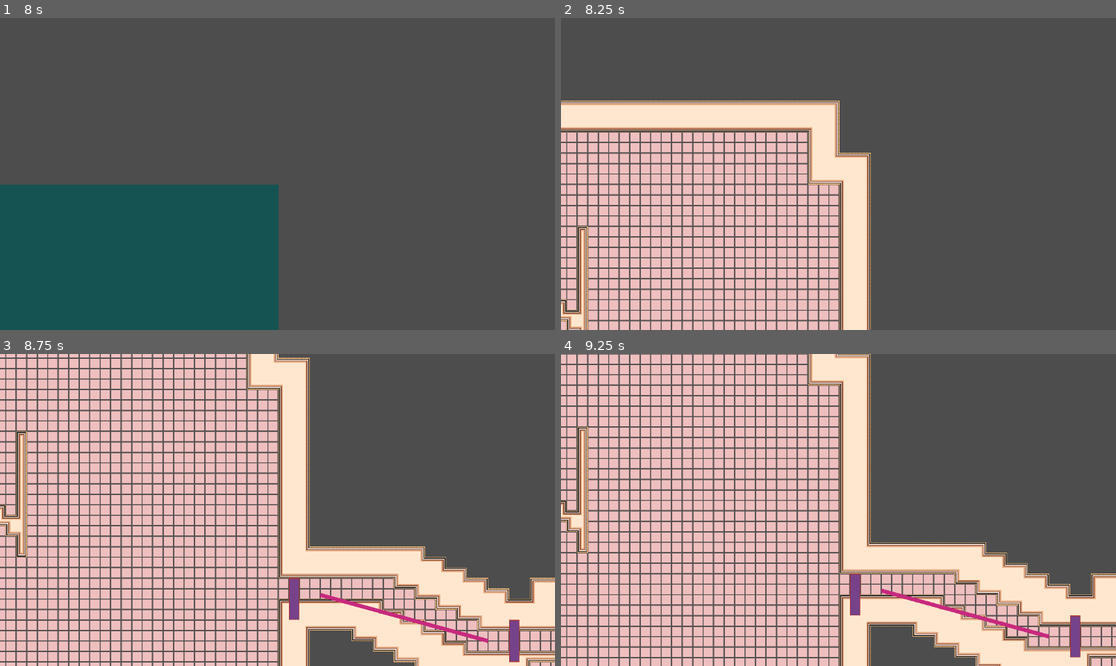
Above: before the commit, frames 1-4 (two rows, left to right).
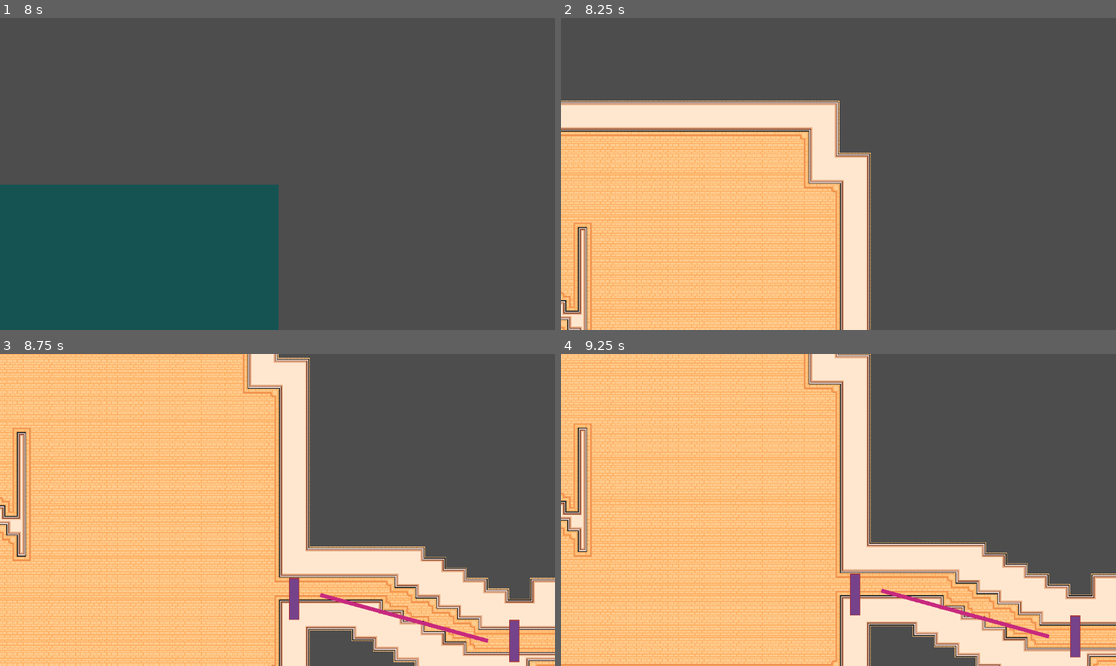
Above: after the commit, the same moments.

Repository: IronVoidForge/DungeonGenerator
Game: Godot game, scene res://DungeonGenerator/MainGeneratorScene/Generator.tscn
The game is run twice, just before and just after one commit, with the same random seed, the same clock (stepped at 60 frames per second) and the same inputs. This scene is started directly instead of the project's main scene.
Inputs (mouse positions are in pixels of both pictures, inside the frame that each line leads up to):
- Up to frame 1 (8 s): tap Enter at 0.5, 2, 5 s; drag from (194, 155) to (333, 105) at 0.52 s; tap Space at 1.25, 4.25, 6.5 s; drag from (166, 189) to (249, 236) at 1.27 s; move the mouse to (333, 105) at 2.02 s; hold D 2.03-2.75 s; tap R (rotate) at 2.1 s; drag from (493, 71) to (111, 127) at 2.77 s; drag from (493, 267) to (305, 174) at 3.52 s; drag from (111, 127) to (194, 96) at 4.27 s; move the mouse to (305, 174) at 5.02 s; press the mouse at (305, 174) at 5.03 s; hold S 5.03-5.75 s; release the mouse at (305, 174) at 5.75 s; drag from (194, 96) to (166, 189) at 5.77 s; move the mouse to (399, 158) at 6.52 s; hold W 6.53-7.25 s; hold E 6.53-7.25 s; drag from (166, 189) to (249, 236) at 7.27 s
- Up to frame 2 (8.25 s): move the mouse to (894, 105) at 8.02 s; hold S from 8.03 s (still down); tap G (generate) at 8.1 s
- Up to frame 3 (8.75 s): keep holding S
- Up to frame 4 (9.25 s): release S at 8.75 s; drag from (810, 572) to (672, 463) at 8.77 s

Frame 1 is identical in both runs. In frame 2, 30% of the frame differs, in the area x 0-51%, y 36-100%; in frame 3, 52%; in frame 4, 52%, in the area x 0-100%, y 0-100%.

Commit message:
fixed the tilemap drawing and autotile updates. generation currently takes about 7 seconds

Diff:
--- a/DungeonGenerator/MainGeneratorScene/Generator.gd
+++ b/DungeonGenerator/MainGeneratorScene/Generator.gd
@@ -1,7 +1,7 @@
 extends Node2D
 
 @export var layout: PackedScene
-@onready var hallway_tilemap = $TileMap
+@onready var floor_tilemap = $Floors
 @onready var wall_tilemap = $Walls
 @onready var door = preload("res://dungeon_building_blocks/door.tscn")
 @onready var doors = $Doors
@@ -69,16 +69,16 @@
 func rotate_rooms() -> void:
 	layout_instance.start_rotation()
 func initialize_astar_grid():
-	var rect = hallway_tilemap.get_used_rect()
+	var rect = floor_tilemap.get_used_rect()
 	rect.position -= Vector2i(5, 5)
 	rect.size += Vector2i(10, 10)
 	astar_grid.region = Rect2i(rect.position, rect.size)
-	astar_grid.cell_size = Vector2(hallway_tilemap.cell_quadrant_size, hallway_tilemap.cell_quadrant_size)
+	astar_grid.cell_size = Vector2(floor_tilemap.cell_quadrant_size, floor_tilemap.cell_quadrant_size)
 	astar_grid.update()
 	print("AStarGrid initialized with region:", astar_grid.region)
 
 func update_astar_grid_for_tilemap():
-	for cell in hallway_tilemap.get_used_cells(0):
+	for cell in floor_tilemap.get_used_cells(0):
 		# Ensure cell is Vector2i for consistent operations
 		cell = Vector2i(cell.x/16, cell.y/16)
 		var neighbors = [
@@ -92,20 +92,21 @@
 			cell + Vector2i(-1, 1)
 		]
 		for neighbor in neighbors:
-			if hallway_tilemap.get_cell_source_id(0, neighbor) == -1:
+			if floor_tilemap.get_cell_source_id(0, neighbor) == -1:
 				astar_grid.set_point_solid(neighbor, true)
 	astar_grid.update()
 
 func create_hallways() -> void:
 	initialize_astar_grid()
+	var cells_to_update = []
 	for con in get_tree().get_nodes_in_group("connections"):
 		update_astar_grid_for_tilemap()
 		var start_point = con.get_point_position(0)
 		var end_point = con.get_point_position(1)
 		room_extension(con)
 	# Get the cell positions for the start and end points
-		var start_cell = hallway_tilemap.local_to_map(hallway_tilemap.to_local(start_point))
-		var end_cell = hallway_tilemap.local_to_map(hallway_tilemap.to_local(end_point))
+		var start_cell = floor_tilemap.local_to_map(floor_tilemap.to_local(start_point))
+		var end_cell = floor_tilemap.local_to_map(floor_tilemap.to_local(end_point))
 	# Find the path using AStarGrid2D
 		var path = astar_grid.get_point_path(start_cell, end_cell)
 
@@ -119,8 +120,10 @@
 			for offset in surrounding_offsets:
 				var stamp_point = point + offset * 16  # multiplying by 16 if necessary
 				# Here, check if the cell at 'stamp_point' is open before placing a tile
-				if hallway_tilemap.get_cell_source_id(0, stamp_point) == -1:
-					set_tile_at_world_position(hallway_tilemap.map_to_local(stamp_point/16))
+				if floor_tilemap.get_cell_source_id(0, stamp_point) == -1:
+#					set_tile_at_world_position(floor_tilemap.map_to_local(stamp_point/16))
+					cells_to_update.append(floor_tilemap.local_to_map(stamp_point))
+	set_tile_at_world_positions(cells_to_update)
 
 func extend_room_from_point(point, direction):
 	var extension_length = 8 * 16  # 4 tiles, assuming each tile is 16x16
@@ -156,11 +159,16 @@
 	extend_room_from_point(con.get_point_position(0), con.current_point1.direction)
 	# Extend from second connection point
 	extend_room_from_point(con.get_point_position(1), con.current_point2.direction)
+func set_tile_at_world_positions(cells: Array):
+	floor_tilemap.set_cells_terrain_connect(0, cells, 0, 0, true)
 
 func set_tile_at_world_position(pos: Vector2):
 	# Convert the snapped world position to the TileMap's cell position
-	var cell_position = hallway_tilemap.local_to_map(pos)
-	hallway_tilemap.set_cell(0, cell_position, 0, Vector2(0,0))
+	var cell_position = floor_tilemap.local_to_map(pos)
+	var cells_to_update =[]
+	cells_to_update.append(cell_position)
+#	floor_tilemap.set_cell(0, cell_position, 0, Vector2(0,0))
+	floor_tilemap.set_cells_terrain_connect(0, cells_to_update, 0,0, true)
 
 
 func generate() -> void:
@@ -242,6 +250,7 @@
 func draw_from_prefab(prefab: Node2D):
 	# Assuming prefab has a TileMap node as its direct child
 	var prefab_tilemap = prefab
+	var cells_to_update = []
 	if prefab_tilemap and prefab_tilemap is TileMap:
 		var layer = 0 # Assuming we're working with the first layer, change as needed
 		for cell in prefab_tilemap.get_used_cells(layer):
@@ -252,8 +261,9 @@
 				# Adjust for the prefab's global position
 				var global_pos = prefab.global_position + local_pos
 				# Use the provided function to set the tile at the given world position
-				set_tile_at_world_position(global_pos)
-
+				cells_to_update.append(floor_tilemap.local_to_map(global_pos))
+#				set_tile_at_world_position(global_pos)
+	set_tile_at_world_positions(cells_to_update)
 func place_doors():
 	for con in get_tree().get_nodes_in_group("connections"):
 		var door1 = door.instantiate()
@@ -277,13 +287,13 @@
 		mydoor.rotation = 3*PI/2
 
 func create_walls() -> void:
-	for cell in hallway_tilemap.get_used_cells(0):
+	for cell in floor_tilemap.get_used_cells(0):
 			var cells_to_update = []
 			# Check each surrounding cell
 			for offset in surrounding_offsets:
 				var adjacent_cell = cell + offset
 				# If the surrounding cell is unoccupied in the hallway_tilemap
-				if hallway_tilemap.get_cell_source_id(0, adjacent_cell) == -1:
+				if floor_tilemap.get_cell_source_id(0, adjacent_cell) == -1:
 					# Place a wall tile in the wall_tilemap at that cell
 					# Assuming you want to set the tile at the 0th layer and the 0th source id for walls
 					cells_to_update.append(adjacent_cell)
@@ -299,7 +309,7 @@
 		for cell in original_wall_cells.keys():
 			for offset in surrounding_offsets:
 				var adjacent_cell = cell + offset
-				if hallway_tilemap.get_cell_source_id(0, adjacent_cell) == -1 and wall_tilemap.get_cell_source_id(0, adjacent_cell) == -1 and not new_wall_cells.has(adjacent_cell):
+				if floor_tilemap.get_cell_source_id(0, adjacent_cell) == -1 and wall_tilemap.get_cell_source_id(0, adjacent_cell) == -1 and not new_wall_cells.has(adjacent_cell):
 					new_wall_cells[adjacent_cell] = true
 		# Merge the new cells with the original cells
 		original_wall_cells.merge(new_wall_cells)
--- a/DungeonGenerator/MainGeneratorScene/Generator.tscn
+++ b/DungeonGenerator/MainGeneratorScene/Generator.tscn
@@ -14,7 +14,7 @@
 zoom = Vector2(0.5, 0.5)
 script = ExtResource("2_eeqrw")
 
-[node name="TileMap" type="TileMap" parent="."]
+[node name="Floors" type="TileMap" parent="."]
 tile_set = ExtResource("10_431lo")
 format = 2
 
--- a/DungeonGenerator/RoomPrefabs/BasicTile.tres
+++ b/DungeonGenerator/RoomPrefabs/BasicTile.tres
@@ -1,13 +1,588 @@
 [gd_resource type="TileSet" load_steps=3 format=3 uid="uid://bhgxw71uumtfg"]
 
-[ext_resource type="Texture2D" uid="uid://d0smlkv7nupuf" path="res://DungeonGenerator/RoomPrefabs/LVL1/Assets/tile1.png" id="1_dglyy"]
+[ext_resource type="Texture2D" uid="uid://cmke1smix07t2" path="res://assets/dungeon/floors/floors1/tileset_Floors1.png" id="1_81dcn"]
 
-[sub_resource type="TileSetAtlasSource" id="TileSetAtlasSource_lsq3e"]
-texture = ExtResource("1_dglyy")
+[sub_resource type="TileSetAtlasSource" id="TileSetAtlasSource_dh4gl"]
+texture = ExtResource("1_81dcn")
 0:0/0 = 0
+1:0/0 = 0
+2:0/0 = 0
+3:0/0 = 0
+4:0/0 = 0
+5:0/0 = 0
+6:0/0 = 0
+7:0/0 = 0
+8:0/0 = 0
+9:0/0 = 0
+11:0/0 = 0
+12:0/0 = 0
+13:0/0 = 0
+14:0/0 = 0
+15:0/0 = 0
+16:0/0 = 0
+17:0/0 = 0
+18:0/0 = 0
+19:0/0 = 0
+20:0/0 = 0
+0:1/0 = 0
+1:1/0 = 0
+2:1/0 = 0
+3:1/0 = 0
+4:1/0 = 0
+5:1/0 = 0
+6:1/0 = 0
+7:1/0 = 0
+8:1/0 = 0
+9:1/0 = 0
+11:1/0 = 0
+12:1/0 = 0
+13:1/0 = 0
+14:1/0 = 0
+15:1/0 = 0
+16:1/0 = 0
+17:1/0 = 0
+18:1/0 = 0
+19:1/0 = 0
+20:1/0 = 0
+0:2/0 = 0
+1:2/0 = 0
+2:2/0 = 0
+3:2/0 = 0
+4:2/0 = 0
+5:2/0 = 0
+6:2/0 = 0
+7:2/0 = 0
+8:2/0 = 0
+9:2/0 = 0
+10:2/0 = 0
+11:2/0 = 0
+12:2/0 = 0
+13:2/0 = 0
+14:2/0 = 0
+15:2/0 = 0
+16:2/0 = 0
+17:2/0 = 0
+18:2/0 = 0
+19:2/0 = 0
+20:2/0 = 0
+21:2/0 = 0
+0:3/0 = 0
+1:3/0 = 0
+2:3/0 = 0
+3:3/0 = 0
+4:3/0 = 0
+5:3/0 = 0
+6:3/0 = 0
+7:3/0 = 0
+8:3/0 = 0
+9:3/0 = 0
+10:3/0 = 0
+11:3/0 = 0
+12:3/0 = 0
+13:3/0 = 0
+14:3/0 = 0
+15:3/0 = 0
+16:3/0 = 0
+17:3/0 = 0
+18:3/0 = 0
+19:3/0 = 0
+20:3/0 = 0
+21:3/0 = 0
+4:4/0 = 0
+5:4/0 = 0
+6:4/0 = 0
+7:4/0 = 0
+8:4/0 = 0
+11:4/0 = 0
+15:4/0 = 0
+16:4/0 = 0
+17:4/0 = 0
+18:4/0 = 0
+19:4/0 = 0
+0:5/0 = 0
+11:5/0 = 0
+12:5/0 = 0
+13:5/0 = 0
+14:5/0 = 0
+0:6/0 = 0
+0:6/0/terrain_set = 0
+0:6/0/terrain = 0
+0:6/0/terrains_peering_bit/right_side = 0
+0:6/0/terrains_peering_bit/bottom_right_corner = 0
+0:6/0/terrains_peering_bit/bottom_side = 0
+1:6/0 = 0
+1:6/0/terrain_set = 0
+1:6/0/terrain = 0
+1:6/0/terrains_peering_bit/right_side = 0
+1:6/0/terrains_peering_bit/bottom_right_corner = 0
+1:6/0/terrains_peering_bit/bottom_side = 0
+1:6/0/terrains_peering_bit/bottom_left_corner = 0
+1:6/0/terrains_peering_bit/left_side = 0
+2:6/0 = 0
+2:6/0/terrain_set = 0
+2:6/0/terrain = 0
+2:6/0/terrains_peering_bit/bottom_side = 0
+2:6/0/terrains_peering_bit/bottom_left_corner = 0
+2:6/0/terrains_peering_bit/left_side = 0
+3:6/0 = 0
+3:6/0/terrain_set = 0
+3:6/0/terrain = 0
+3:6/0/terrains_peering_bit/bottom_side = 0
+4:6/0 = 0
+4:6/0/terrain_set = 0
+4:6/0/terrain = 0
+4:6/0/terrains_peering_bit/right_side = 0
+4:6/0/terrains_peering_bit/bottom_side = 0
+5:6/0 = 0
+5:6/0/terrain_set = 0
+5:6/0/terrain = 0
+5:6/0/terrains_peering_bit/right_side = 0
+5:6/0/terrains_peering_bit/bottom_side = 0
+5:6/0/terrains_peering_bit/bottom_left_corner = 0
+5:6/0/terrains_peering_bit/left_side = 0
+6:6/0 = 0
+6:6/0/terrain_set = 0
+6:6/0/terrain = 0
+6:6/0/terrains_peering_bit/right_side = 0
+6:6/0/terrains_peering_bit/bottom_right_corner = 0
+6:6/0/terrains_peering_bit/bottom_side = 0
+6:6/0/terrains_peering_bit/left_side = 0
+7:6/0 = 0
+7:6/0/terrain_set = 0
+7:6/0/terrain = 0
+7:6/0/terrains_peering_bit/bottom_side = 0
+7:6/0/terrains_peering_bit/left_side = 0
+8:6/0 = 0
+8:6/0/terrain_set = 0
+8:6/0/terrain = 0
+8:6/0/terrains_peering_bit/right_side = 0
+8:6/0/terrains_peering_bit/bottom_side = 0
+8:6/0/terrains_peering_bit/left_side = 0
+9:6/0 = 0
+9:6/0/terrain_set = 0
+9:6/0/terrain = 0
+9:6/0/terrains_peering_bit/right_side = 0
+9:6/0/terrains_peering_bit/bottom_right_corner = 0
+9:6/0/terrains_peering_bit/bottom_side = 0
+9:6/0/terrains_peering_bit/left_side = 0
+9:6/0/terrains_peering_bit/top_left_corner = 0
+9:6/0/terrains_peering_bit/top_side = 0
+11:6/0 = 0
+12:6/0 = 0
+13:6/0 = 0
+14:6/0 = 0
+15:6/0 = 0
+16:6/0 = 0
+17:6/0 = 0
+18:6/0 = 0
+19:6/0 = 0
+20:6/0 = 0
+0:7/0 = 0
+0:7/0/terrain_set = 0
+0:7/0/terrain = 0
+0:7/0/terrains_peering_bit/right_side = 0
+0:7/0/terrains_peering_bit/bottom_right_corner = 0
+0:7/0/terrains_peering_bit/bottom_side = 0
+0:7/0/terrains_peering_bit/top_side = 0
+0:7/0/terrains_peering_bit/top_right_corner = 0
+1:7/0 = 0
+1:7/0/terrain_set = 0
+1:7/0/terrain = 0
+1:7/0/terrains_peering_bit/right_side = 0
+1:7/0/terrains_peering_bit/bottom_right_corner = 0
+1:7/0/terrains_peering_bit/bottom_side = 0
+1:7/0/terrains_peering_bit/bottom_left_corner = 0
+1:7/0/terrains_peering_bit/left_side = 0
+1:7/0/terrains_peering_bit/top_left_corner = 0
+1:7/0/terrains_peering_bit/top_side = 0
+1:7/0/terrains_peering_bit/top_right_corner = 0
+2:7/0 = 0
+2:7/0/terrain_set = 0
+2:7/0/terrain = 0
+2:7/0/terrains_peering_bit/bottom_side = 0
+2:7/0/terrains_peering_bit/bottom_left_corner = 0
+2:7/0/terrains_peering_bit/left_side = 0
+2:7/0/terrains_peering_bit/top_left_corner = 0
+2:7/0/terrains_peering_bit/top_side = 0
+3:7/0 = 0
+3:7/0/terrain_set = 0
+3:7/0/terrain = 0
+3:7/0/terrains_peering_bit/bottom_side = 0
+3:7/0/terrains_peering_bit/top_side = 0
+4:7/0 = 0
+4:7/0/terrain_set = 0
+4:7/0/terrain = 0
+4:7/0/terrains_peering_bit/right_side = 0
+4:7/0/terrains_peering_bit/bottom_side = 0
+4:7/0/terrains_peering_bit/top_side = 0
+4:7/0/terrains_peering_bit/top_right_corner = 0
+5:7/0 = 0
+5:7/0/terrain_set = 0
+5:7/0/terrain = 0
+5:7/0/terrains_peering_bit/right_side = 0
+5:7/0/terrains_peering_bit/bottom_side = 0
+5:7/0/terrains_peering_bit/bottom_left_corner = 0
+5:7/0/terrains_peering_bit/left_side = 0
+5:7/0/terrains_peering_bit/top_left_corner = 0
+5:7/0/terrains_peering_bit/top_side = 0
+5:7/0/terrains_peering_bit/top_right_corner = 0
+6:7/0 = 0
+6:7/0/terrain_set = 0
+6:7/0/terrain = 0
+6:7/0/terrains_peering_bit/right_side = 0
+6:7/0/terrains_peering_bit/bottom_right_corner = 0
+6:7/0/terrains_peering_bit/bottom_side = 0
+6:7/0/terrains_peering_bit/left_side = 0
+6:7/0/terrains_peering_bit/top_left_corner = 0
+6:7/0/terrains_peering_bit/top_side = 0
+6:7/0/terrains_peering_bit/top_right_corner = 0
+7:7/0 = 0
+7:7/0/terrain_set = 0
+7:7/0/terrain = 0
+7:7/0/terrains_peering_bit/bottom_side = 0
+7:7/0/terrains_peering_bit/left_side = 0
+7:7/0/terrains_peering_bit/top_left_corner = 0
+7:7/0/terrains_peering_bit/top_side = 0
+8:7/0 = 0
+8:7/0/terrain_set = 0
+8:7/0/terrain = 0
+8:7/0/terrains_peering_bit/right_side = 0
+8:7/0/terrains_peering_bit/bottom_side = 0
+8:7/0/terrains_peering_bit/left_side = 0
+8:7/0/terrains_peering_bit/top_left_corner = 0
+8:7/0/terrains_peering_bit/top_side = 0
+8:7/0/terrains_peering_bit/top_right_corner = 0
+9:7/0 = 0
+9:7/0/terrain_set = 0
+9:7/0/terrain = 0
+9:7/0/terrains_peering_bit/right_side = 0
+9:7/0/terrains_peering_bit/bottom_side = 0
+9:7/0/terrains_peering_bit/bottom_left_corner = 0
+9:7/0/terrains_peering_bit/left_side = 0
+9:7/0/terrains_peering_bit/top_side = 0
+9:7/0/terrains_peering_bit/top_right_corner = 0
+11:7/0 = 0
+12:7/0 = 0
+13:7/0 = 0
+14:7/0 = 0
+15:7/0 = 0
+16:7/0 = 0
+17:7/0 = 0
+18:7/0 = 0
+19:7/0 = 0
+20:7/0 = 0
+0:8/0 = 0
+0:8/0/terrain_set = 0
+0:8/0/terrain = 0
+0:8/0/terrains_peering_bit/right_side = 0
+0:8/0/terrains_peering_bit/top_side = 0
+0:8/0/terrains_peering_bit/top_right_corner = 0
+1:8/0 = 0
+1:8/0/terrain_set = 0
+1:8/0/terrain = 0
+1:8/0/terrains_peering_bit/right_side = 0
+1:8/0/terrains_peering_bit/left_side = 0
+1:8/0/terrains_peering_bit/top_left_corner = 0
+1:8/0/terrains_peering_bit/top_side = 0
+1:8/0/terrains_peering_bit/top_right_corner = 0
+2:8/0 = 0
+2:8/0/terrain_set = 0
+2:8/0/terrain = 0
+2:8/0/terrains_peering_bit/left_side = 0
+2:8/0/terrains_peering_bit/top_left_corner = 0
+2:8/0/terrains_peering_bit/top_side = 0
+3:8/0 = 0
+3:8/0/terrain_set = 0
+3:8/0/terrain = 0
+3:8/0/terrains_peering_bit/top_side = 0
+4:8/0 = 0
+4:8/0/terrain_set = 0
+4:8/0/terrain = 0
+4:8/0/terrains_peering_bit/right_side = 0
+4:8/0/terrains_peering_bit/bottom_right_corner = 0
+4:8/0/terrains_peering_bit/bottom_side = 0
+4:8/0/terrains_peering_bit/top_side = 0
+5:8/0 = 0
+5:8/0/terrain_set = 0
+5:8/0/terrain = 0
+5:8/0/terrains_peering_bit/right_side = 0
+5:8/0/terrains_peering_bit/bottom_right_corner = 0
+5:8/0/terrains_peering_bit/bottom_side = 0
+5:8/0/terrains_peering_bit/bottom_left_corner = 0
+5:8/0/terrains_peering_bit/left_side = 0
+5:8/0/terrains_peering_bit/top_left_corner = 0
+5:8/0/terrains_peering_bit/top_side = 0
+6:8/0 = 0
+6:8/0/terrain_set = 0
+6:8/0/terrain = 0
+6:8/0/terrains_peering_bit/right_side = 0
+6:8/0/terrains_peering_bit/bottom_right_corner = 0
+6:8/0/terrains_peering_bit/bottom_side = 0
+6:8/0/terrains_peering_bit/bottom_left_corner = 0
+6:8/0/terrains_peering_bit/left_side = 0
+6:8/0/terrains_peering_bit/top_side = 0
+6:8/0/terrains_peering_bit/top_right_corner = 0
+7:8/0 = 0
+7:8/0/terrain_set = 0
+7:8/0/terrain = 0
+7:8/0/terrains_peering_bit/bottom_side = 0
+7:8/0/terrains_peering_bit/bottom_left_corner = 0
+7:8/0/terrains_peering_bit/left_side = 0
+7:8/0/terrains_peering_bit/top_side = 0
+8:8/0 = 0
+8:8/0/terrain_set = 0
+8:8/0/terrain = 0
+8:8/0/terrains_peering_bit/right_side = 0
+8:8/0/terrains_peering_bit/bottom_right_corner = 0
+8:8/0/terrains_peering_bit/bottom_side = 0
+8:8/0/terrains_peering_bit/bottom_left_corner = 0
+8:8/0/terrains_peering_bit/left_side = 0
+8:8/0/terrains_peering_bit/top_side = 0
+9:8/0 = 0
+9:8/0/terrain_set = 0
+9:8/0/terrain = 0
+9:8/0/terrains_peering_bit/right_side = 0
+9:8/0/terrains_peering_bit/bottom_right_corner = 0
+9:8/0/terrains_peering_bit/bottom_side = 0
+9:8/0/terrains_peering_bit/left_side = 0
+9:8/0/terrains_peering_bit/top_side = 0
+10:8/0 = 0
+10:8/0/terrain_set = 0
+10:8/0/terrain = 0
+10:8/0/terrains_peering_bit/right_side = 0
+10:8/0/terrains_peering_bit/bottom_side = 0
+10:8/0/terrains_peering_bit/bottom_left_corner = 0
+10:8/0/terrains_peering_bit/left_side = 0
+10:8/0/terrains_peering_bit/top_side = 0
+11:8/0 = 0
+12:8/0 = 0
+13:8/0 = 0
+14:8/0 = 0
+15:8/0 = 0
+16:8/0 = 0
+17:8/0 = 0
+18:8/0 = 0
+19:8/0 = 0
+20:8/0 = 0
+21:8/0 = 0
+0:9/0 = 0
+0:9/0/terrain_set = 0
+0:9/0/terrain = 0
+0:9/0/terrains_peering_bit/right_side = 0
+1:9/0 = 0
+1:9/0/terrain_set = 0
+1:9/0/terrain = 0
+1:9/0/terrains_peering_bit/right_side = 0
+1:9/0/terrains_peering_bit/left_side = 0
+2:9/0 = 0
+2:9/0/terrain_set = 0
+2:9/0/terrain = 0
+2:9/0/terrains_peering_bit/left_side = 0
+3:9/0 = 0
+3:9/0/terrain_set = 0
+3:9/0/terrain = 0
+4:9/0 = 0
+4:9/0/terrain_set = 0
+4:9/0/terrain = 0
+4:9/0/terrains_peering_bit/right_side = 0
+4:9/0/terrains_peering_bit/top_side = 0
+5:9/0 = 0
+5:9/0/terrain_set = 0
+5:9/0/terrain = 0
+5:9/0/terrains_peering_bit/right_side = 0
+5:9/0/terrains_peering_bit/left_side = 0
+5:9/0/terrains_peering_bit/top_left_corner = 0
+5:9/0/terrains_peering_bit/top_side = 0
+6:9/0 = 0
+6:9/0/terrain_set = 0
+6:9/0/terrain = 0
+6:9/0/terrains_peering_bit/right_side = 0
+6:9/0/terrains_peering_bit/left_side = 0
+6:9/0/terrains_peering_bit/top_side = 0
+6:9/0/terrains_peering_bit/top_right_corner = 0
+7:9/0 = 0
+7:9/0/terrain_set = 0
+7:9/0/terrain = 0
+7:9/0/terrains_peering_bit/left_side = 0
+7:9/0/terrains_peering_bit/top_side = 0
+8:9/0 = 0
+8:9/0/terrain_set = 0
+8:9/0/terrain = 0
+8:9/0/terrains_peering_bit/right_side = 0
+8:9/0/terrains_peering_bit/left_side = 0
+8:9/0/terrains_peering_bit/top_side = 0
+9:9/0 = 0
+9:9/0/terrain_set = 0
+9:9/0/terrain = 0
+9:9/0/terrains_peering_bit/right_side = 0
+9:9/0/terrains_peering_bit/bottom_side = 0
+9:9/0/terrains_peering_bit/left_side = 0
+9:9/0/terrains_peering_bit/top_side = 0
+9:9/0/terrains_peering_bit/top_right_corner = 0
+10:9/0 = 0
+10:9/0/terrain_set = 0
+10:9/0/terrain = 0
+10:9/0/terrains_peering_bit/right_side = 0
+10:9/0/terrains_peering_bit/bottom_side = 0
+10:9/0/terrains_peering_bit/left_side = 0
+10:9/0/terrains_peering_bit/top_left_corner = 0
+10:9/0/terrains_peering_bit/top_side = 0
+11:9/0 = 0
+12:9/0 = 0
+13:9/0 = 0
+14:9/0 = 0
+15:9/0 = 0
+16:9/0 = 0
+17:9/0 = 0
+18:9/0 = 0
+19:9/0 = 0
+20:9/0 = 0
+21:9/0 = 0
+4:10/0 = 0
+4:10/0/terrain_set = 0
+4:10/0/terrain = 0
+4:10/0/terrains_peering_bit/right_side = 0
+4:10/0/terrains_peering_bit/bottom_side = 0
+4:10/0/terrains_peering_bit/top_side = 0
+5:10/0 = 0
+5:10/0/terrain_set = 0
+5:10/0/terrain = 0
+5:10/0/terrains_peering_bit/right_side = 0
+5:10/0/terrains_peering_bit/bottom_side = 0
+5:10/0/terrains_peering_bit/bottom_left_corner = 0
+5:10/0/terrains_peering_bit/left_side = 0
+5:10/0/terrains_peering_bit/top_left_corner = 0
+5:10/0/terrains_peering_bit/top_side = 0
+6:10/0 = 0
+6:10/0/terrain_set = 0
+6:10/0/terrain = 0
+6:10/0/terrains_peering_bit/right_side = 0
+6:10/0/terrains_peering_bit/bottom_right_corner = 0
+6:10/0/terrains_peering_bit/bottom_side = 0
+6:10/0/terrains_peering_bit/left_side = 0
+6:10/0/terrains_peering_bit/top_side = 0
+6:10/0/terrains_peering_bit/top_right_corner = 0
+7:10/0 = 0
+7:10/0/terrain_set = 0
+7:10/0/terrain = 0
+7:10/0/terrains_peering_bit/bottom_side = 0
+7:10/0/terrains_peering_bit/left_side = 0
+7:10/0/terrains_peering_bit/top_side = 0
+8:10/0 = 0
+8:10/0/terrain_set = 0
+8:10/0/terrain = 0
+8:10/0/terrains_peering_bit/right_side = 0
+8:10/0/terrains_peering_bit/bottom_side = 0
+8:10/0/terrains_peering_bit/left_side = 0
+8:10/0/terrains_peering_bit/top_side = 0
+11:10/0 = 0
+15:10/0 = 0
+16:10/0 = 0
+17:10/0 = 0
+18:10/0 = 0
+19:10/0 = 0
+0:11/0 = 0
+11:11/0 = 0
+12:11/0 = 0
+13:11/0 = 0
+14:11/0 = 0
+0:12/0 = 0
+1:12/0 = 0
+2:12/0 = 0
+3:12/0 = 0
+4:12/0 = 0
+5:12/0 = 0
+6:12/0 = 0
+7:12/0 = 0
+8:12/0 = 0
+9:12/0 = 0
+11:12/0 = 0
+12:12/0 = 0
+13:12/0 = 0
+14:12/0 = 0
+15:12/0 = 0
+16:12/0 = 0
+17:12/0 = 0
+18:12/0 = 0
+19:12/0 = 0
+20:12/0 = 0
+0:13/0 = 0
+1:13/0 = 0
+2:13/0 = 0
+3:13/0 = 0
+4:13/0 = 0
+5:13/0 = 0
+6:13/0 = 0
+7:13/0 = 0
+8:13/0 = 0
+9:13/0 = 0
+11:13/0 = 0
+12:13/0 = 0
+13:13/0 = 0
+14:13/0 = 0
+15:13/0 = 0
+16:13/0 = 0
+17:13/0 = 0
+18:13/0 = 0
+19:13/0 = 0
+20:13/0 = 0
+0:14/0 = 0
+1:14/0 = 0
+2:14/0 = 0
+3:14/0 = 0
+4:14/0 = 0
+5:14/0 = 0
+6:14/0 = 0
+7:14/0 = 0
+8:14/0 = 0
+9:14/0 = 0
+10:14/0 = 0
+11:14/0 = 0
+12:14/0 = 0
+13:14/0 = 0
+14:14/0 = 0
+15:14/0 = 0
+16:14/0 = 0
+17:14/0 = 0
+18:14/0 = 0
+19:14/0 = 0
+20:14/0 = 0
+21:14/0 = 0
+0:15/0 = 0
+1:15/0 = 0
+2:15/0 = 0
+3:15/0 = 0
+4:15/0 = 0
+5:15/0 = 0
+6:15/0 = 0
+7:15/0 = 0
+8:15/0 = 0
+9:15/0 = 0
+10:15/0 = 0
+11:15/0 = 0
+12:15/0 = 0
+13:15/0 = 0
+14:15/0 = 0
+15:15/0 = 0
+16:15/0 = 0
+17:15/0 = 0
+18:15/0 = 0
+19:15/0 = 0
+20:15/0 = 0
+21:15/0 = 0
+4:16/0 = 0
+5:16/0 = 0
+6:16/0 = 0
+7:16/0 = 0
+8:16/0 = 0
+15:16/0 = 0
+16:16/0 = 0
+17:16/0 = 0
+18:16/0 = 0
+19:16/0 = 0
 
 [resource]
 terrain_set_0/mode = 0
-terrain_set_0/terrain_0/name = "snow 0"
+terrain_set_0/terrain_0/name = "floor"
 terrain_set_0/terrain_0/color = Color(0.682353, 0.172549, 0.054902, 1)
-sources/0 = SubResource("TileSetAtlasSource_lsq3e")
+sources/0 = SubResource("TileSetAtlasSource_dh4gl")
Binary file added: assets/dungeon/floors/floors1/tileset_Floors1.png
Not shown, changed: assets/dungeon/floors/floors1/tileset_Floors1.png.import
Binary file removed: assets/dungeon/walls/walls1/Walls1.png
